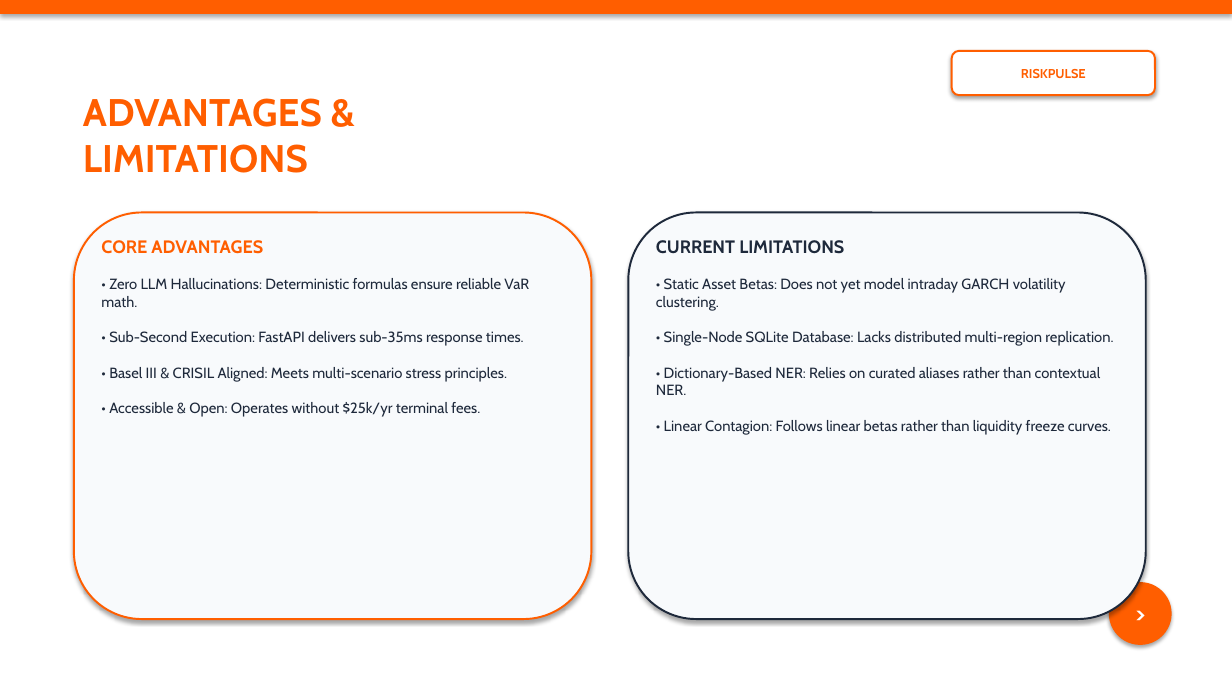
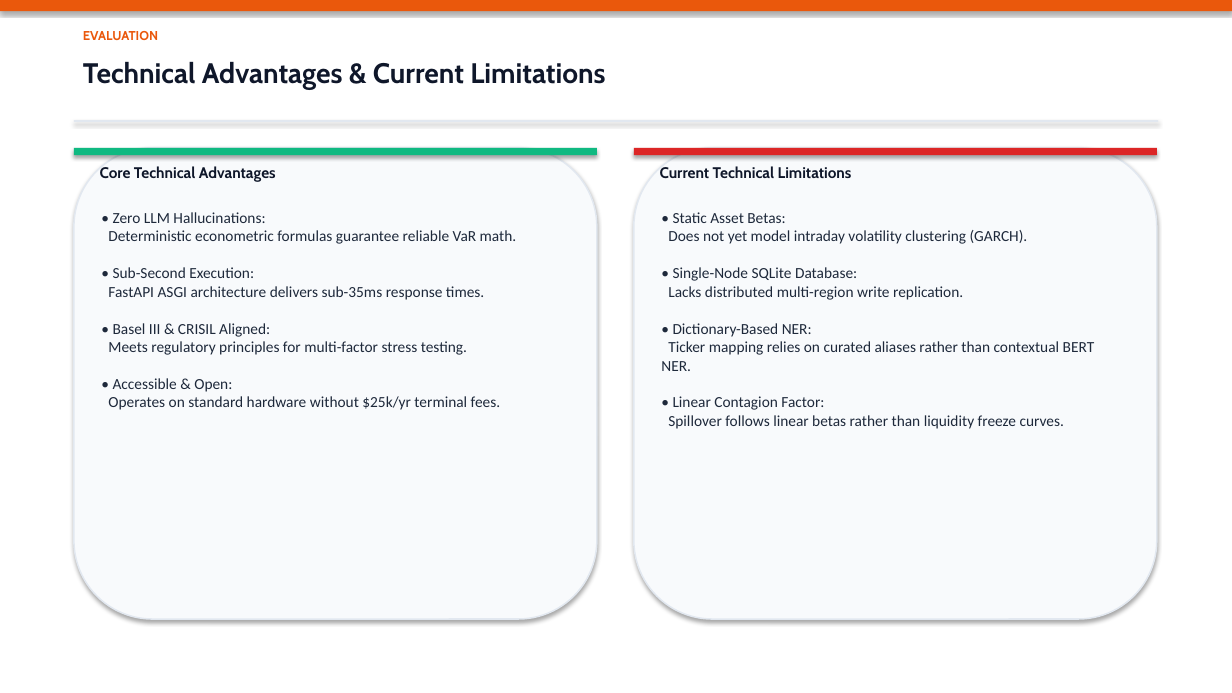
Before and after one commit to Abhi4621/VIT-Bhopal-Abhi-Pandey-S-P-Crisil-hackathon, a slide deck: slide 17 of docs/presentation.pptx (slide 18 before the commit). Drawn at 1232x693 pixels with LibreOffice and Linux fonts; fonts in the diff are those of the drawing. Boxes give left, top, right and bottom in pixels: in the first picture for what was removed or moved away, otherwise in the second. Text is boxed around its words. In the diff, an @@ line names an element or a change of style, - is before the commit and + after.

```diff
--- a/docs/presentation.pptx
+++ b/docs/presentation.pptx
@@ rectangle at (x1=0, y1=0, x2=1232, y2=11): fill #FF5E00 to #EA580C @@
@@ text added at (x1=83, y1=31, x2=158, y2=40), 10 pt, text #EA580C, bold @@
+EVALUATION
@@ rounded rectangle removed at (x1=952, y1=51, x2=1155, y2=95) @@
-RISKPULSE
@@ text at (x1=83, y1=61, x2=605, y2=89): text changed; size 30 to 22 pt; text colour #FF5E00 to #0F172A @@
-ADVANTAGES &
-LIMITATIONS
+Technical Advantages & Current Limitations
@@ rounded rectangle resized from (x1=74, y1=213, x2=592, y2=619) to (x1=74, y1=148, x2=597, y2=619) @@
@@ rounded rectangle at (x1=74, y1=148, x2=597, y2=619): outline #FF5E00 1.5 pt to #E2E8F0 1.2 pt @@
@@ rectangle added at (x1=74, y1=120, x2=1158, y2=122), fill #E2E8F0 @@
@@ rectangle added at (x1=74, y1=148, x2=597, y2=155), fill #10B981 @@
@@ rounded rectangle resized from (x1=628, y1=213, x2=1146, y2=619) to (x1=634, y1=148, x2=1157, y2=619) @@
@@ rounded rectangle at (x1=634, y1=148, x2=1157, y2=619): outline #1E293B 1.5 pt to #E2E8F0 1.2 pt @@
@@ rectangle added at (x1=634, y1=148, x2=1157, y2=155), fill #DC2626 @@
@@ text added at (x1=100, y1=166, x2=276, y2=182), 12 pt, text #0F172A, bold @@
+Core Technical Advantages
@@ text added at (x1=660, y1=166, x2=852, y2=178), 12 pt, text #0F172A, bold @@
+Current Technical Limitations
@@ text at (x1=108, y1=212, x2=517, y2=410): text changed; size 11.5 to 12 pt; font Cabin to Calibri @@
-CORE ADVANTAGES
-• Zero LLM Hallucinations: Deterministic formulas ensure reliable VaR math.
-• Sub-Second Execution: FastAPI delivers sub-35ms response times.
-• Basel III & CRISIL Aligned: Meets multi-scenario stress principles.
-• Accessible & Open: Operates without $25k/yr terminal fees.
+• Zero LLM Hallucinations:
+Deterministic econometric formulas guarantee reliable VaR math.
+• Sub-Second Execution:
+FastAPI ASGI architecture delivers sub-35ms response times.
+• Basel III & CRISIL Aligned:
+Meets regulatory principles for multi-factor stress testing.
+• Accessible & Open:
+Operates on standard hardware without $25k/yr terminal fees.
@@ text at (x1=661, y1=212, x2=1095, y2=429): text changed; size 11.5 to 12 pt; font Cabin to Calibri @@
-CURRENT LIMITATIONS
-• Static Asset Betas: Does not yet model intraday GARCH volatility clustering.
-• Single-Node SQLite Database: Lacks distributed multi-region replication.
-• Dictionary-Based NER: Relies on curated aliases rather than contextual NER.
-• Linear Contagion: Follows linear betas rather than liquidity freeze curves.
+• Static Asset Betas:
+Does not yet model intraday volatility clustering (GARCH).
+• Single-Node SQLite Database:
+Lacks distributed multi-region write replication.
+• Dictionary-Based NER:
+Ticker mapping relies on curated aliases rather than contextual BERT NER.
+• Linear Contagion Factor:
+Spillover follows linear betas rather than liquidity freeze curves.
@@ ellipse removed at (x1=1109, y1=582, x2=1172, y2=645) @@
->
```
Also in this commit, not shown: 8 other slides changed, 11 slides added, 11 slides removed, 1 other file.
